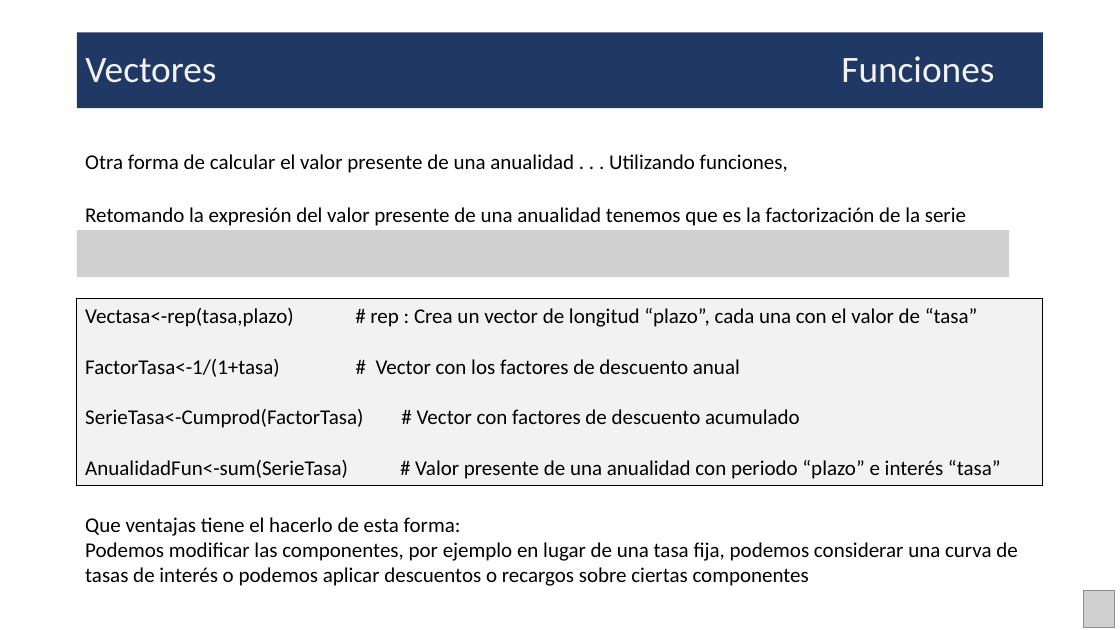
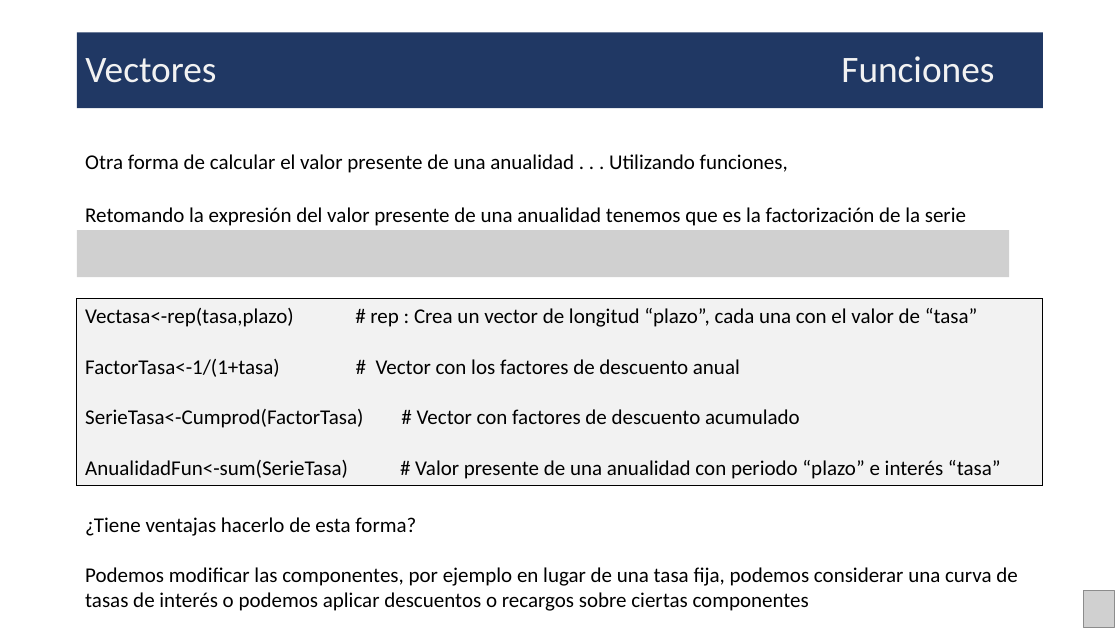
Before and after one commit to DeltaWiseC/PAct01, a slide deck: slide 17 of Presentacion.pptx. Drawn at 1120x630 pixels with LibreOffice and Linux fonts; fonts in the diff are those of the drawing; grey boxes stand for pictures. Boxes give left, top, right and bottom in pixels: in the first picture for what was removed or moved away, otherwise in the second. Text is boxed around its words. In the diff, an @@ line names an element or a change of style, - is before the commit and + after.

```diff
--- a/Presentacion.pptx
+++ b/Presentacion.pptx
@@ text at box(85, 517, 416, 536): text changed @@
-Que ventajas tiene el hacerlo de esta forma:
+¿Tiene ventajas hacerlo de esta forma?
```
Also in this commit, not shown: 4 other slides changed, 7 slides added, 2 slides removed, 5 other files.
